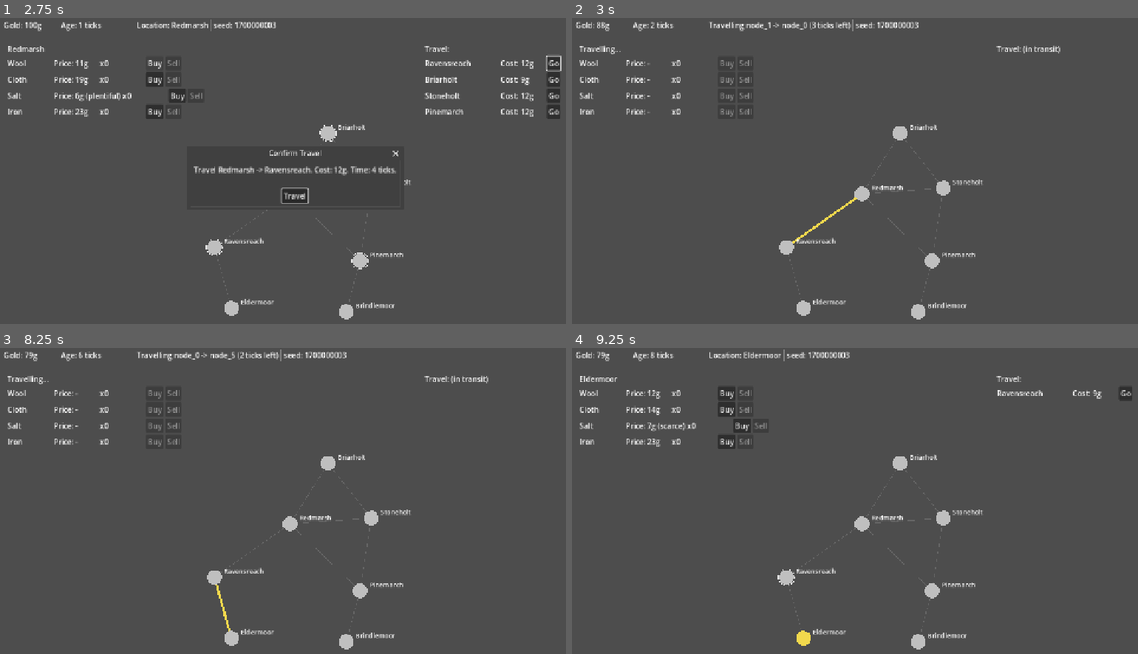
Above: before the commit, frames 1-4 (two rows, left to right).
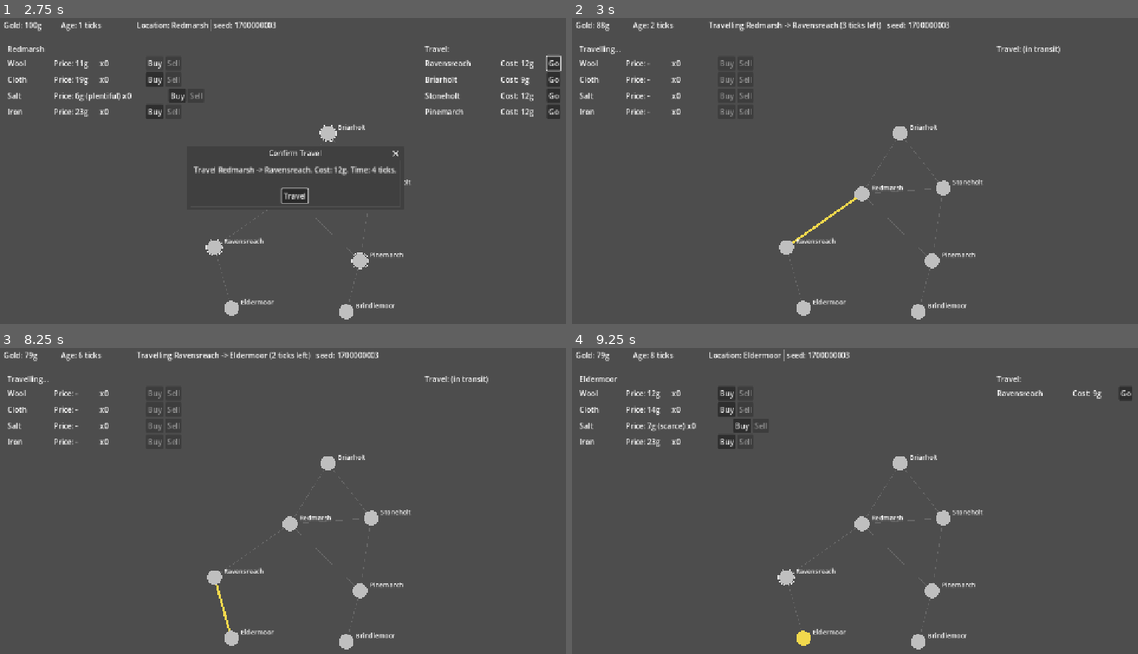
Above: after the commit, the same moments.

Repository: FarukcanSoray/medieval-trader
Game: Godot game, scene res://main.tscn
Same seed, same stepped clock (60 frames per second), same inputs: the game is played once before the commit and once after it.
Inputs:
- Up to frame 1 (2.75 s): click "Go" at 0.5 s; click "Go" at 1.25 s; click "Buy" at 2 s
- Up to frame 2 (3 s): click "Travel" at 2.75 s
- Up to frame 3 (8.25 s): click "Buy" at 4.25 s; click "Sell" at 5 s; click "Buy" at 5.75 s; click "Sell" at 6.5 s; click "Go" at 7.25 s; click "Travel" at 8 s
- Up to frame 4 (9.25 s): no input

Frame 1 is identical in both runs. In frame 2, 0.5% of the frame differs, in the area x 30-67%, y 0-5%; in frame 3, 0.5%; in frame 4, nothing differs.

Commit message:
feat: Update travel location display in status bar to show node names

Diff:
--- a/godot/ui/hud/status_bar.gd
+++ b/godot/ui/hud/status_bar.gd
@@ -41,8 +41,8 @@
 	_age_label.text = "Age: %d ticks" % trader.age_ticks
 	if trader.travel != null:
 		_location_label.text = "Travelling %s -> %s (%d ticks left)" % [
-			trader.travel.from_id,
-			trader.travel.to_id,
+			_node_display_name(trader.travel.from_id),
+			_node_display_name(trader.travel.to_id),
 			trader.travel.ticks_remaining,
 		]
 	else:
